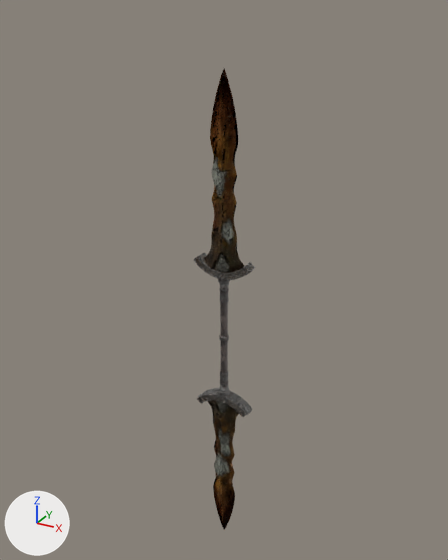
The Blender file PDN Prepped Files/Gargoyle's Black Blades/Textures, blend, glb/le_pd_gargoylesblackblades.blend as it was, and as the next commit left it.
Rendered twice from a 50 mm lens placed at (117.0, -213.0, 97.0), pointed at (-4.0, 7.0, -13.0). Every picture has the same lights, and +X, +Y and +Z are marked at lower left. Mesh edges are drawn as thin lines on the coarser meshes.

Objects in the first picture: "Gargoyle'sBlackBlades".
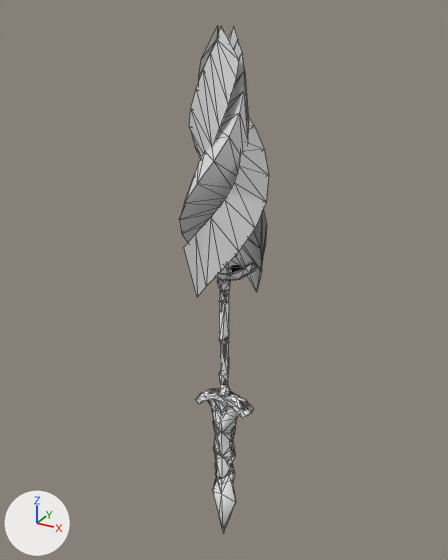
Boxes (x1, y1, x2, y2) around the edits, measured in the pictures (448 x 560 px):
```json
{"object": "Mesh_0.001", "change": "added", "after": [179, 26, 269, 297]}
{"object": "Gargoyle'sBlackBlades_eff", "change": "added", "after": [195, 257, 257, 532]}
{"object": "Gargoyle'sBlackBlades", "change": "unchanged, covered by the edit", "before": [194, 69, 255, 530], "after": [200, 255, 255, 524]}
```

The change, as JSON lines over the scene's bpy script:
```json
{"op": "add", "block": "mat_material_0_001", "code": ["mat_material_0_001 = principled_material('Material_0.001')", "mat_material_0_001.base_color = (0.8, 0.8, 0.8)  # white #e7e7e7", "mat_material_0_001.metallic = 0.25", "mat_material_0_001.roughness = 0.8"]}
{"op": "add", "block": "mat_material", "code": ["mat_material = principled_material('Material')", "mat_material.base_color = (1.0, 1.0, 1.0)  # white #ffffff"]}
{"op": "add", "block": "me_mesh_0_001", "code": ["me_mesh_0_001 = bpy.data.meshes.new('Mesh_0.001')", "me_mesh_0_001.from_pydata(...)  # 180 vertices, 168 faces; spans x -17.2..18.9, y -17.7..18.2, z -12.9..91.0", "me_mesh_0_001.materials.append(mat_material_0_001)  # white #e7e7e7"]}
{"op": "add", "block": "me_gargoyle_sblackblades_001", "code": ["me_gargoyle_sblackblades_001 = bpy.data.meshes.new(\"Gargoyle'sBlackBlades.001\")", "me_gargoyle_sblackblades_001.from_pydata(...)  # 498 vertices, 677 faces; spans x -14.0..14.0, y -3.0..3.0, z -153.0..79.0", "me_gargoyle_sblackblades_001.materials.append(mat_material)  # white #ffffff"]}
{"op": "add", "block": "ob_mesh_0_001", "code": ["ob_mesh_0_001 = bpy.data.objects.new('Mesh_0.001', me_mesh_0_001)", "ob_mesh_0_001.parent = ob_eye_zun_o_swing03_msh", "ob_mesh_0_001.location = (0.0, 0.0, 0.0)"]}
{"op": "add", "block": "ob_eye_zun_o_swing03_msh", "code": ["ob_eye_zun_o_swing03_msh = bpy.data.objects.new('EYE_ZUN_O_swing03.msh', None)", "ob_eye_zun_o_swing03_msh.parent = ob_node_5", "ob_eye_zun_o_swing03_msh.location = (0.0, 0.0, 0.0)"]}
{"op": "add", "block": "ob_node_5", "code": ["ob_node_5 = bpy.data.objects.new('Node_5', None)", "ob_node_5.location = (0.0, 0.0, 0.0)"]}
{"op": "add", "block": "ob_gargoyle_sblackblades_eff", "code": ["ob_gargoyle_sblackblades_eff = bpy.data.objects.new(\"Gargoyle'sBlackBlades_eff\", me_gargoyle_sblackblades_001)", "ob_gargoyle_sblackblades_eff.location = (0.0, 0.0, 0.0)"]}
```
